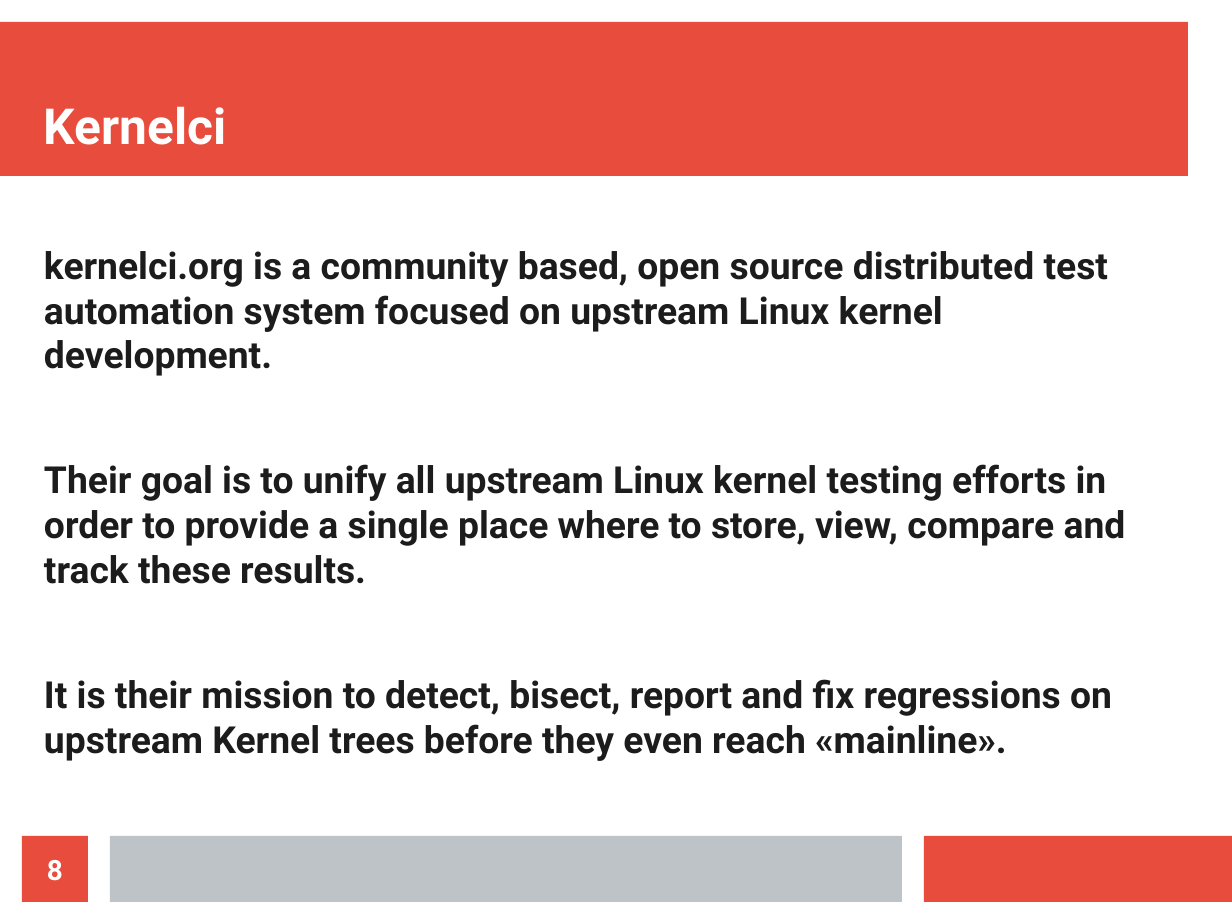
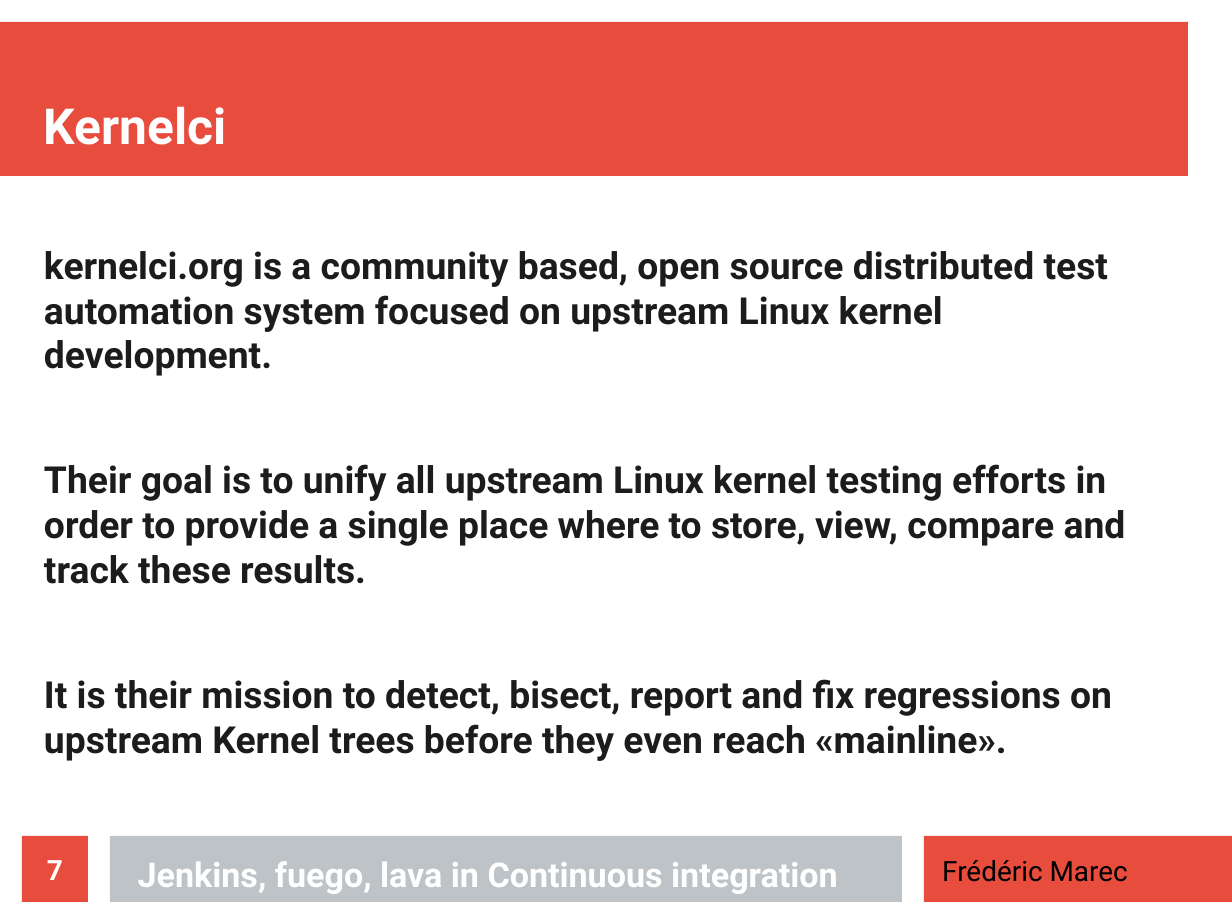
Before and after one commit to DDTLK/review, a slide deck: slide 7 of CI-presentation.odp (slide 8 before the commit). Drawn at 1232x924 pixels with LibreOffice and Linux fonts; fonts in the diff are those of the drawing. Boxes give left, top, right and bottom in pixels: in the first picture for what was removed or moved away, otherwise in the second. Text is boxed around its words. In the diff, an @@ line names an element or a change of style, - is before the commit and + after.

```diff
--- a/CI-presentation.odp
+++ b/CI-presentation.odp
@@ page number at (x1=47, y1=860, x2=63, y2=880): text changed @@
-8
+7
@@ title added at (x1=138, y1=861, x2=838, y2=894), 22 pt, text #FFFFFF, bold @@
+Jenkins, fuego, lava in Continuous integration
@@ text added at (x1=942, y1=860, x2=1128, y2=882), 18 pt, text #000000 @@
+Frédéric Marec
```
Also in this commit, not shown: 6 other slides changed, 1 slide added, 2 slides removed, 1 other file.
